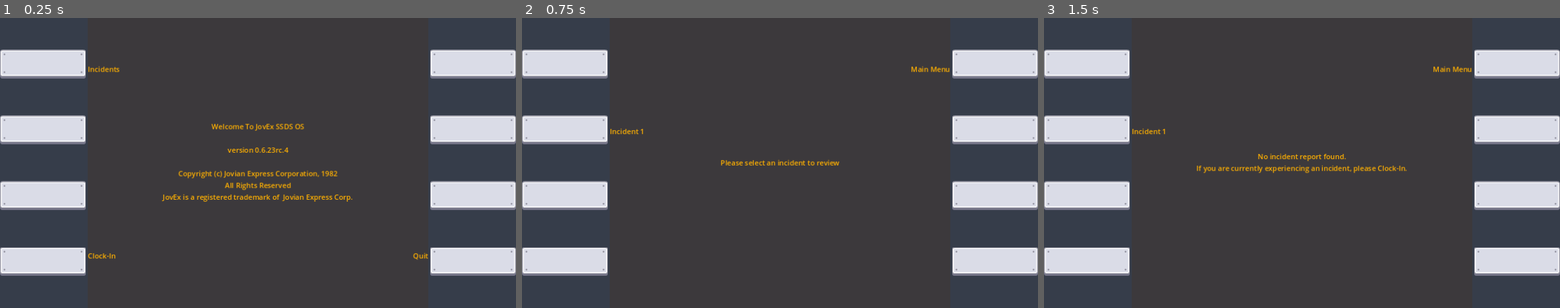
Above: before the commit, frames 1-3 (left to right).
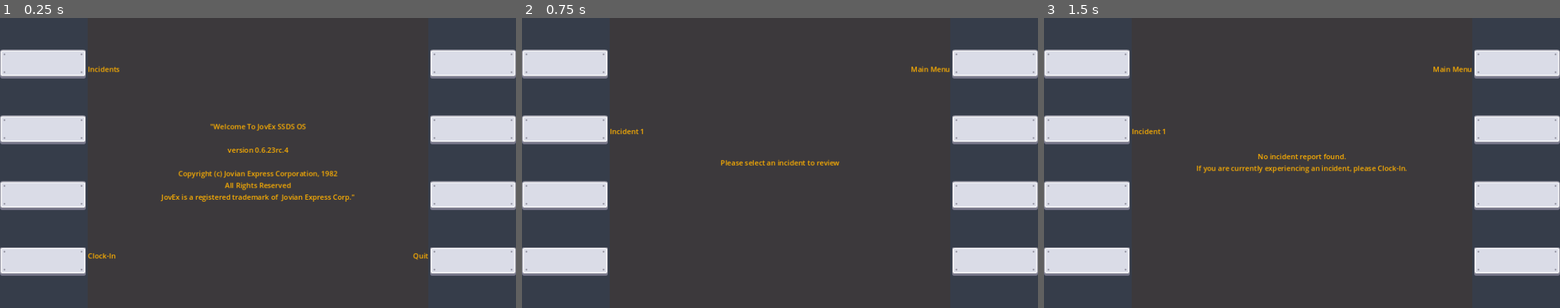
Above: after the commit, the same moments.

Repository: matthew-cavener/untitled_missile_game
Game: Godot game, scene res://ui/multi_function_display_panel.tscn
Same seed, same stepped clock (60 frames per second), same inputs: the game is played once before the commit and once after it.
Inputs (mouse positions are in pixels of both pictures, inside the frame that each line leads up to):
- Up to frame 1 (0.25 s): no input
- Up to frame 2 (0.75 s): click (563, 64) at 0.5 s
- Up to frame 3 (1.5 s): click (1085, 131) at 1.25 s

The runs differ from the first frame. In frame 1, 0.7% of the frame differs, in the area x 31-69%, y 36-64%; in frame 2, nothing differs; in frame 3, nothing differs.

Commit message:
add level selection menu

Diff:
--- a/incidents/incident_1.gd
+++ b/incidents/incident_1/incident_1.gd
@@ -5,20 +5,9 @@
 @onready var world: Node2D = get_tree().get_first_node_in_group("world")
 
 var resources_expended = 0
-var incident_resolution_time = 15
+var incident_resolved = false
+var incident_resolution_time = 35
 var incident_timer = Timer.new()
-
-var details = {
-    "name": "Incident 1",
-    "description": "
-        Date: 2024-02-09
-        Location: Callisto - Ganymede transfer orbit
-        Incident Report: Single RADAR contact, no casualties.
-        Resource expended: %d
-    " % resources_expended,
-    "resources_expended": resources_expended,
-    "incident_report_submitted": false,
-}
 
 var player_ship_tube_1_contents = {
     "type": "missile",
@@ -60,17 +49,16 @@
     "missiles": enemy_ship_1_missiles
 }
 
-func update_details():
-    details = {
+func get_details():
+    var details = {
         "name": "Incident 1",
         "description": "
-            Date: 2024-02-09
+            Date: 1993-02-09
             Location: Callisto - Ganymede transfer orbit
             Incident Report: Single RADAR contact, no casualties.
-            Resource expended: %d
-        " % resources_expended,
+            Resource expended: " + str(resources_expended),
         "resources_expended": resources_expended,
-        "incident_report_submitted": false,
+        "incident_report_submitted": incident_resolved,
     }
     return details
 
@@ -91,9 +79,7 @@
     enemy_ship_1.set_parameters(enemy_ship_1_parameters)
 
 func _on_incident_1_resolved():
-    update_details()
-    world.incidents["incident1"].details["resources_expended"] = resources_expended
-    world.incidents["incident1"].details["incident_report_submitted"] = true
+    incident_resolved = true
     Events.emit_signal("incident_resolved")
     incident_timer.queue_free()
     for child in get_children():
--- a/incidents/incident_1.tscn
+++ b/incidents/incident_1/incident_1.tscn
@@ -1,6 +1,6 @@
 [gd_scene load_steps=2 format=3 uid="uid://c788bmhvv7c3s"]
 
-[ext_resource type="Script" path="res://incidents/incident_1.gd" id="1_heyan"]
+[ext_resource type="Script" path="res://incidents/incident_1/incident_1.gd" id="1_heyan"]
 
 [node name="Incident1" type="Node2D"]
 script = ExtResource("1_heyan")
--- /dev/null
+++ b/incidents/incident_2/incident_2.gd
@@ -0,0 +1,93 @@
+extends Node2D
+var enemy_ship_scene = preload("res://enemy/ship/enemy_ship.tscn")
+var player_ship_scene = preload("res://player/ship/player_ship.tscn")
+
+@onready var world: Node2D = get_tree().get_first_node_in_group("world")
+
+var resources_expended = 0
+var incident_resolved = false
+var incident_resolution_time = 35
+var incident_timer = Timer.new()
+
+var player_ship_tube_1_contents = {
+    "type": "missile",
+    "display_name": "placeholder-1 AMM Block N",
+    "resource_cost": 3000,
+    "seeker_has_ping": false,
+    "group": "player_missiles",
+    "intended_target": "enemy_missiles",
+    "countermeasures": ["none"],
+    "stowed_time": 0,
+    "boost_thrust_magnitude": 6.0,
+    "boost_thrust_time": 6.0,
+    "maneuvering_thrust_magnitude": 0.1,
+    "velocity_rejection_coefficient": 3.0
+}
+
+var enemy_ship_1_missiles = [
+    {
+        "seeker_has_ping": true,
+        "group": "enemy_missiles",
+        "intended_target": "player",
+        "countermeasures": ["chaff"],
+        "stowed_time": 3,
+        "boost_thrust_magnitude": 2.0,
+        "boost_thrust_time": 6.0,
+        "maneuvering_thrust_magnitude": 0,
+        "terminal_thrust_time": 1.0,
+        "terminal_thrust_magnitude": 0.1,
+        "seeker_range": 120,
+        "velocity_rejection_coefficient": 1.2
+    }
+]
+
+var enemy_ship_1_parameters = {
+    "distance": 380,
+    "position_bearing": 330,
+    "speed": 9,
+    "velocity_bearing": 120,
+    "missiles": enemy_ship_1_missiles
+}
+
+func get_details():
+    var details = {
+        "name": "Incident 2",
+        "description": "
+            Date: 1993-04-13
+            Location: Io - Callisto transfer orbit
+            Incident Report: Three RADAR contacts, no casualties.
+            Resource expended: " + str(resources_expended),
+        "resources_expended": resources_expended,
+        "incident_report_submitted": incident_resolved,
+    }
+    return details
+
+func _on_resources_expended(amount: int):
+    resources_expended += amount
+
+func _on_incident_2_begin():
+    incident_timer.wait_time = incident_resolution_time
+    incident_timer.one_shot = true
+    incident_timer.timeout.connect(_on_incident_2_resolved)
+    add_child(incident_timer)
+    incident_timer.start()
+    var player_ship = player_ship_scene.instantiate()
+    var enemy_ship_1 = enemy_ship_scene.instantiate()
+    add_child(player_ship)
+    add_child(enemy_ship_1)
+    player_ship.set_parameters({"tube_1_contents": player_ship_tube_1_contents})
+    enemy_ship_1.set_parameters(enemy_ship_1_parameters)
+
+func _on_incident_2_resolved():
+    # update_details()
+    world.incidents["incident2"].details["resources_expended"] = resources_expended
+    world.incidents["incident2"].details["incident_report_submitted"] = true
+    Events.emit_signal("incident_resolved")
+    incident_timer.queue_free()
+    for child in get_children():
+        if child.has_method("set_parameters"):
+            child.queue_free()
+
+func _ready():
+    Events.connect("incident_2_begin", _on_incident_2_begin)
+    Events.connect("resources_expended", _on_resources_expended)
--- /dev/null
+++ b/incidents/incident_2/incident_2.tscn
@@ -0,0 +1,6 @@
+[gd_scene load_steps=2 format=3 uid="uid://cf5cmxmgqrxgw"]
+
+[ext_resource type="Script" path="res://incidents/incident_2/incident_2.gd" id="1_2jgl4"]
+
+[node name="Incident2" type="Node2D"]
+script = ExtResource("1_2jgl4")
--- a/ui/display.gd
+++ b/ui/display.gd
@@ -51,8 +51,8 @@
             world.visible = false
             central_text.text = "Please select an incident to review"
             label_1.text = ""
-            label_2.text = world.incidents["incident1"].details["name"]
-            label_3.text = ""
+            label_2.text = world.incidents["incident1"].get_details()["name"]
+            label_3.text = world.incidents["incident2"].get_details()["name"] if world.incidents["incident1"].get_details()["incident_report_submitted"] else ""
             label_4.text = ""
             label_5.text = "Main Menu"
             label_6.text = ""
@@ -83,11 +83,11 @@
             Events.emit_signal("launch_tube_1")
             label_2.text = "empty"
         DisplayState.INCIDENTS:
-            if not world.incidents["incident1"].details["incident_report_submitted"]:
+            if world.incidents["incident1"].get_details()["incident_report_submitted"]:
+                central_text.text = world.incidents["incident1"].get_details()["description"]
+            else:
                 selected_incident = "1"
                 central_text.text = "No incident report found.\nIf you are currently experiencing an incident, please Clock-In."
-            else:
-                central_text.text = world.incidents["incident1"].details["description"]
 
 
 func _on_button_3_pressed() -> void:
@@ -100,7 +100,11 @@
             Events.emit_signal("launch_tube_2")
             label_3.text = "empty"
         DisplayState.INCIDENTS:
-            selected_incident = "2"
+            if world.incidents["incident2"].get_details()["incident_report_submitted"]:
+                central_text.text = world.incidents["incident2"].get_details()["description"]
+            else:
+                selected_incident = "2"
+                central_text.text = "No incident report found.\nIf you are currently experiencing an incident, please Clock-In."
 
 
 func _on_button_4_pressed() -> void:
@@ -208,4 +212,27 @@
     label_6.text = ""
     label_7.text = ""
     label_8.text = "Quit"
-    central_text.text = "Incident resolved.\nThank you for safeguarding\nJoveEx property!"
+    central_text.text = "
+    Incident resolved.
+    Thank you for safeguarding
+    JoveEx® property!
+
+    Company Assets expended will be
+    evaluated during manifest reconciliation.
+    and reflected in your
+    performance bonus eligibility.
+
+    POSTED LEGAL NOTICE:
+    In accordance with the decision of the court
+    in the case of
+    Jovian Parcel Service® v.
+    Jovian System Operators Union
+    no employer may deduct
+    from the wages of an employee,
+    or require an employee to pay back,
+    any resource expended by the employee
+    in the course of the employee's duties.
+    If you believe your employer has
+    violated this regulation, please
+    contact your local labor board.
+    "
--- a/ui/display.tscn
+++ b/ui/display.tscn
@@ -33,6 +33,7 @@
 grow_vertical = 2
 
 [node name="LeftTextPanel" parent="VBoxContainer" instance=ExtResource("1_5nsy1")]
+custom_minimum_size = Vector2(128, 0)
 layout_mode = 2
 size_flags_horizontal = 3
 alignment = 1
@@ -43,16 +44,17 @@
 [node name="CentralText" type="Label" parent="VBoxContainer/CenterDisplay"]
 modulate = Color(1, 0.690196, 0, 1)
 layout_mode = 2
-text = "Welcome To JovEx SSDS OS
+text = "\"Welcome To JovEx SSDS OS
 
 version 0.6.23rc.4
 
 Copyright (c) Jovian Express Corporation, 1982
 All Rights Reserved
-JovEx is a registered trademark of  Jovian Express Corp."
+JovEx is a registered trademark of  Jovian Express Corp.\""
 horizontal_alignment = 1
 vertical_alignment = 1
 
 [node name="RightTextPanel" parent="VBoxContainer" instance=ExtResource("2_yxs6y")]
+custom_minimum_size = Vector2(128, 0)
 layout_mode = 2
 size_flags_horizontal = 3
--- a/world/World.gd
+++ b/world/World.gd
@@ -1,7 +1,8 @@
 extends Node2D
 
 var incidents = {
-    "incident1": preload("res://incidents/incident_1.tscn").instantiate()
+    "incident1": preload("res://incidents/incident_1/incident_1.tscn").instantiate(),
+    "incident2": preload("res://incidents/incident_2/incident_2.tscn").instantiate()
 }
 
 func _ready():
